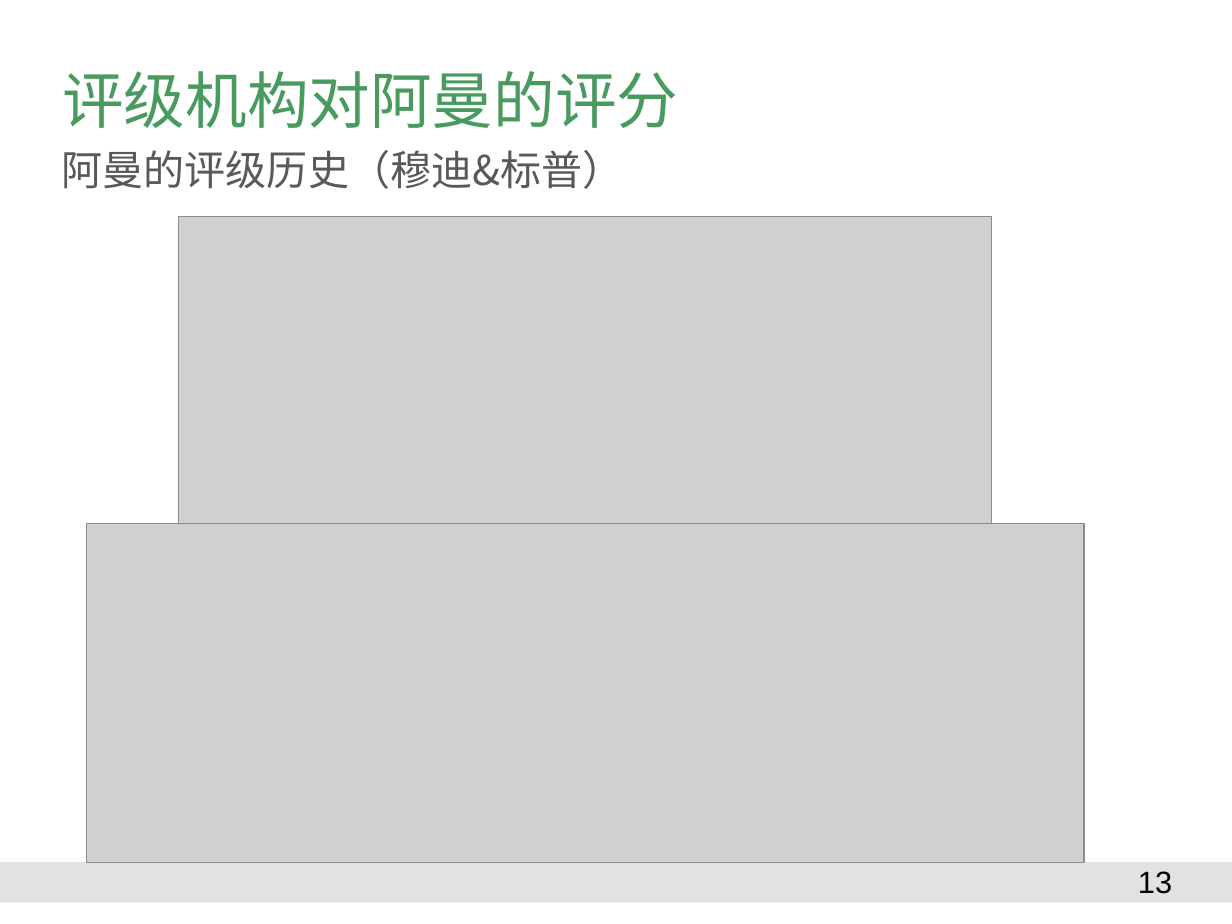
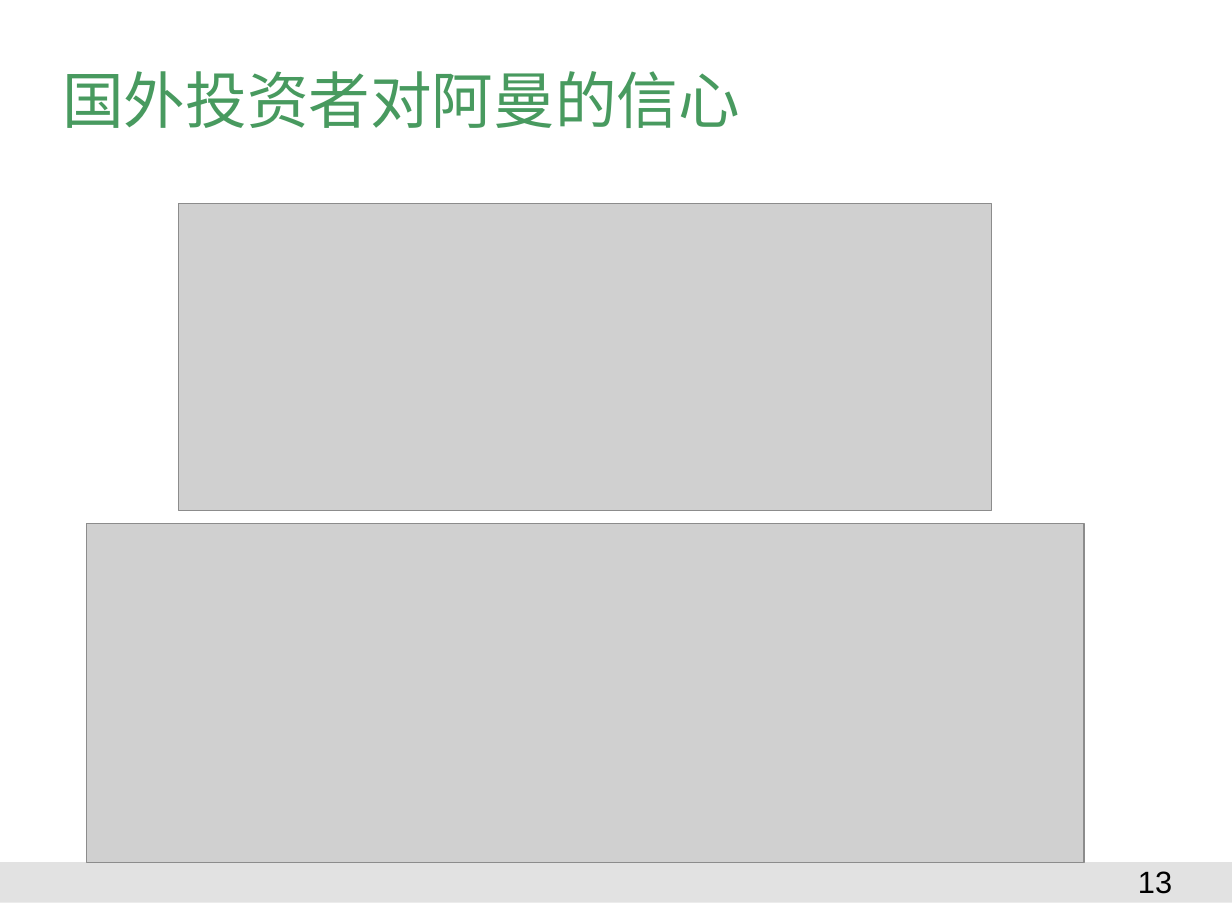
Before and after one commit to Catfeeds/DOC, a slide deck: slide 13 of A阿曼/proposal for Oman.pptx. Drawn at 1232x924 pixels with LibreOffice and Linux fonts; fonts in the diff are those of the drawing; grey boxes stand for pictures; background and template pictures are left out. Boxes give left, top, right and bottom in pixels: in the first picture for what was removed or moved away, otherwise in the second. Text is boxed around its words. In the diff, an @@ line names an element or a change of style, - is before the commit and + after.

```diff
--- a/A阿曼/proposal for Oman.pptx
+++ b/A阿曼/proposal for Oman.pptx
@@ title at [62,71,740,128]: text changed @@
-评级机构对阿曼的评分
+国外投资者对阿曼的信心
@@ text removed at [62,150,624,189] @@
-阿曼的评级历史（穆迪&标普）
@@ picture: place and size @@
-picture at [179,217,992,524]
+picture at [179,203,992,510]
```
Also in this commit, not shown: 4 other slides changed, 8 slides added, 11 slides removed, 2 other files.
